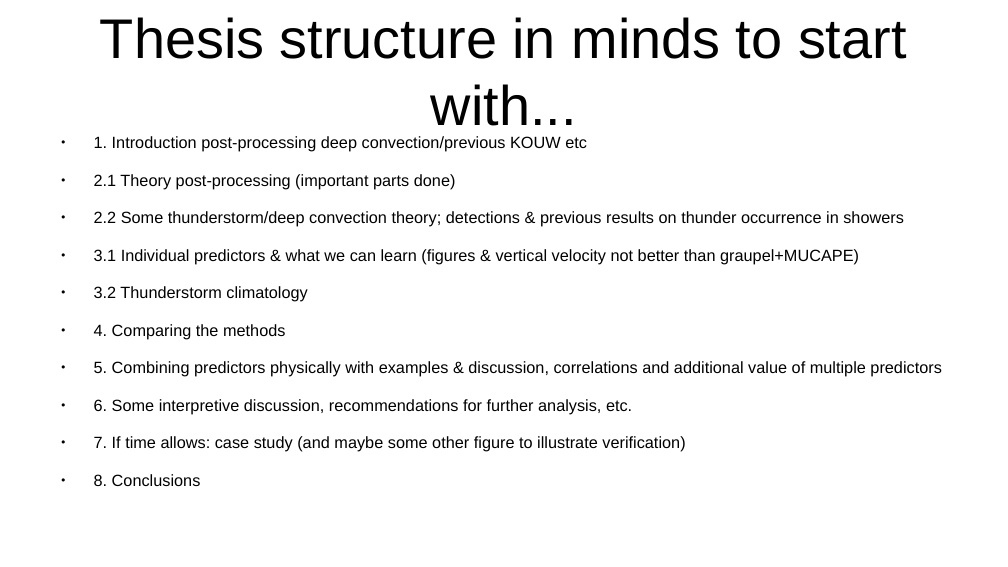
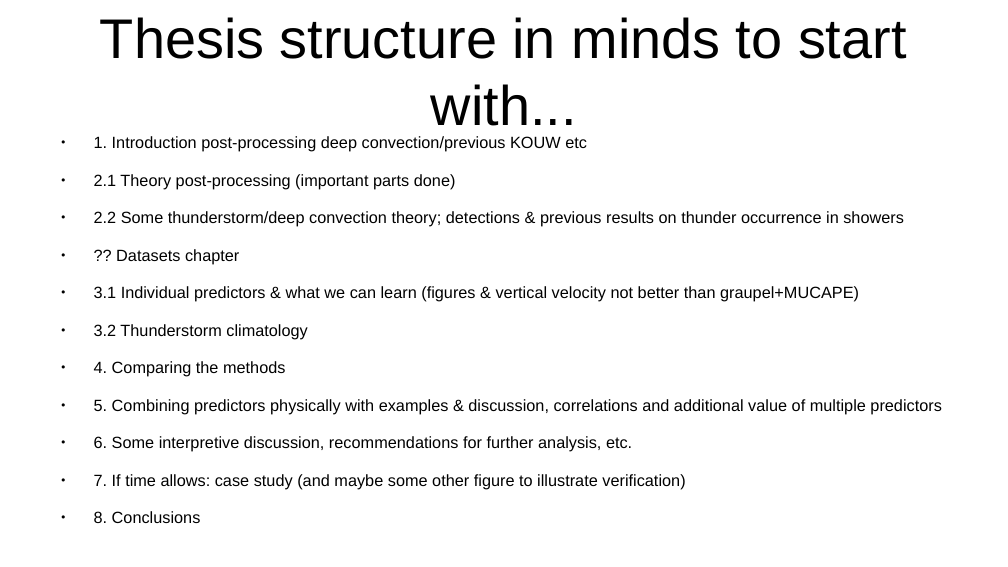
Before and after one commit to meteoNL/ThunderstormPostProcessingv0.1, a slide deck: slide 21 of presentation_april_12th_results.odp. Drawn at 1008x567 pixels with LibreOffice and Linux fonts; fonts in the diff are those of the drawing. Boxes give left, top, right and bottom in pixels: in the first picture for what was removed or moved away, otherwise in the second. Text is boxed around its words. In the diff, an @@ line names an element or a change of style, - is before the commit and + after.

```diff
--- a/presentation_april_12th_results.odp
+++ b/presentation_april_12th_results.odp
@@ text at bbox=[116, 249, 239, 265]: paragraph added @@
+● ?? Datasets chapter
```
